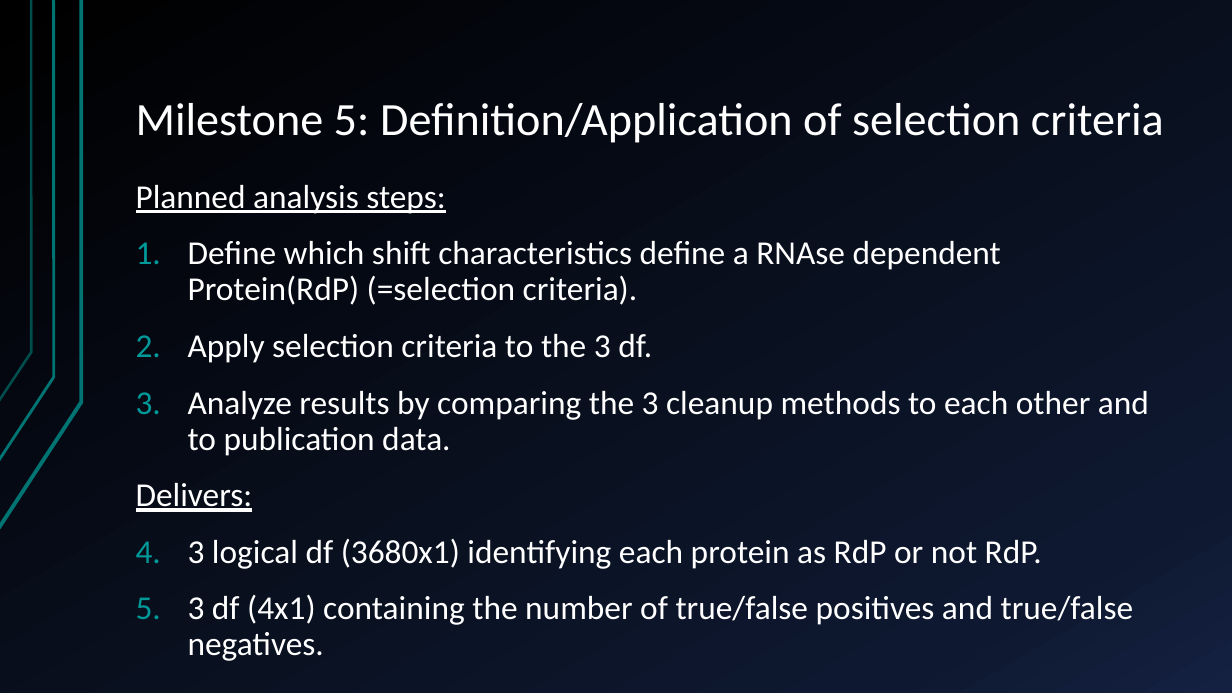
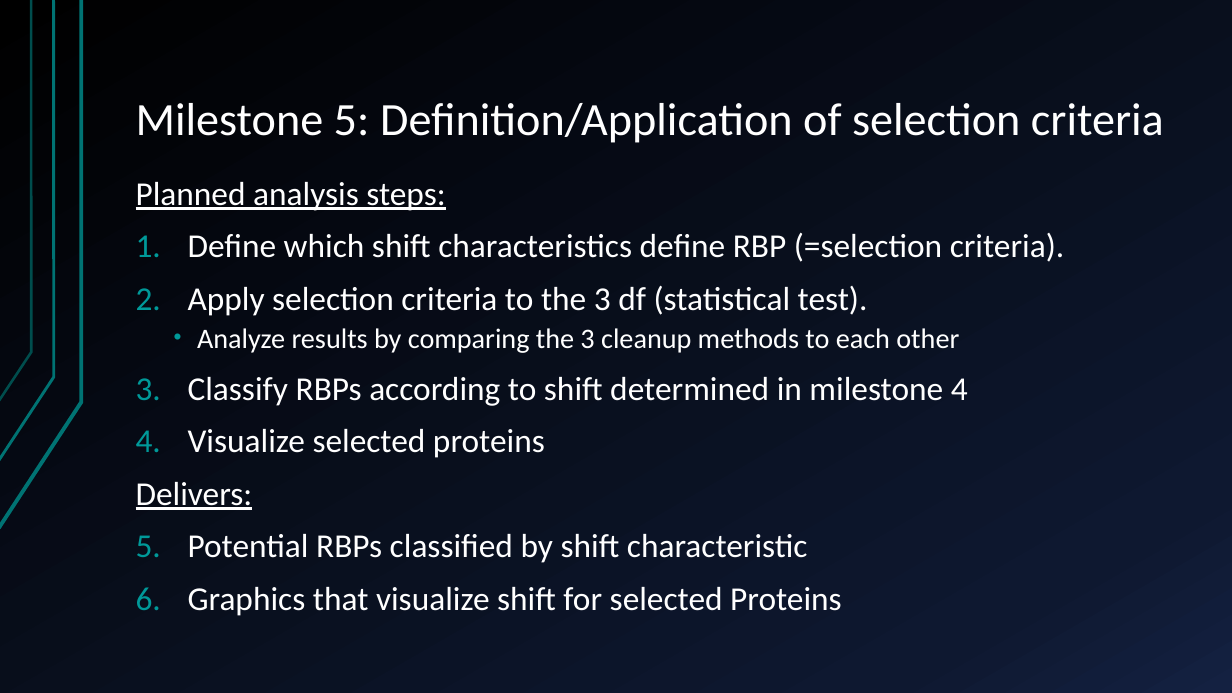
Before and after one commit to AlexandraKummer/2021-topic-03-team-04, a slide deck: slide 17 of Project proposal.pptx (slide 13 before the commit). Drawn at 1232x693 pixels with LibreOffice and Linux fonts; fonts in the diff are those of the drawing. Boxes give left, top, right and bottom in pixels: in the first picture for what was removed or moved away, otherwise in the second. Text is boxed around its words. In the diff, an @@ line names an element or a change of style, - is before the commit and + after.

Commit message:
Add files via upload
final version

```diff
--- a/Project proposal.pptx
+++ b/Project proposal.pptx
@@ text at [136,182,445,510]: line spacing 0.9 to 0.8 @@
@@ text at [188,233,1065,458]: text changed @@
-1. Define which shift characteristics define a RNAse dependent Protein(RdP) (=selection criteria).
-2. Apply selection criteria to the 3 df.
-3. Analyze results by comparing the 3 cleanup methods to each other and to publication data.
+1. Define which shift characteristics define RBP (=selection criteria).
+2. Apply selection criteria to the 3 df (statistical test).
+  • Analyze results by comparing the 3 cleanup methods to each other
+3. Classify RBPs according to shift determined in milestone 4
+4. Visualize selected proteins
@@ text at [188,534,842,616]: text changed @@
-1. 3 logical df (3680x1) identifying each protein as RdP or not RdP.
-2. 3 df (4x1) containing the number of true/false positives and true/false negatives.
+1. Potential RBPs classified by shift characteristic
+2. Graphics that visualize shift for selected Proteins
```
Also in this commit, not shown: 12 other slides changed, 5 slides added, 3 slides removed.
